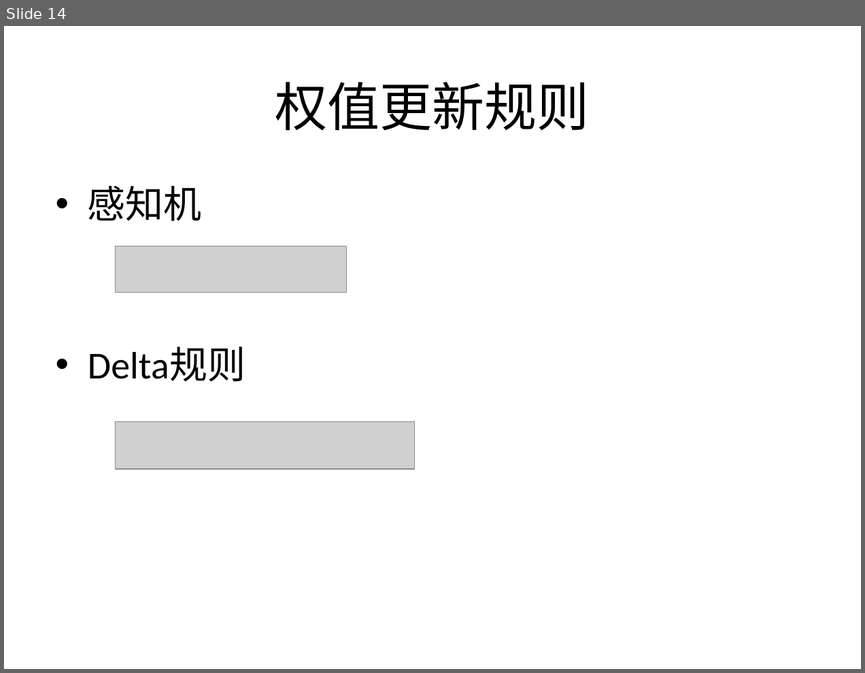
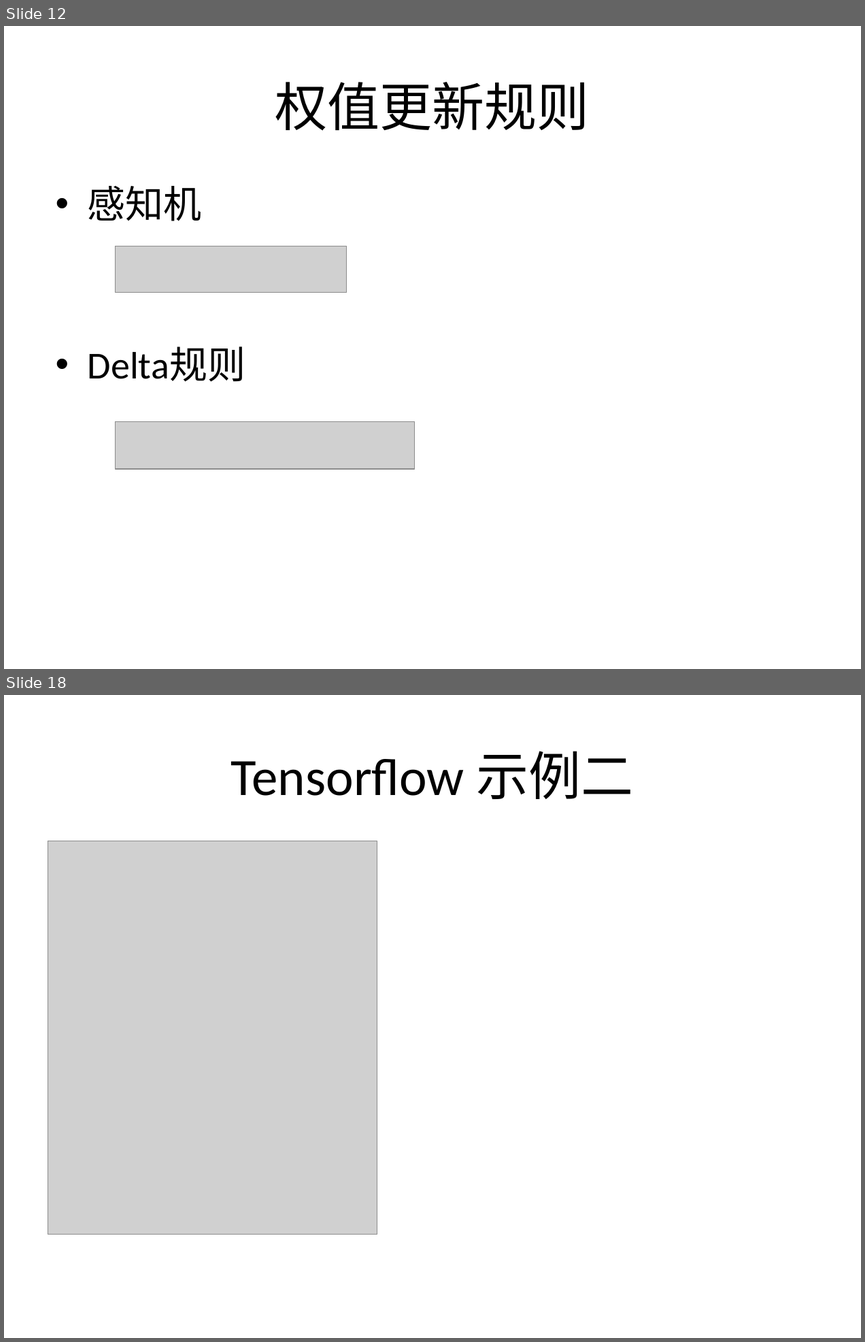
Before and after one commit to wangbin5/samples, a slide deck: docs/神经元网络.pptx. Shown one above the other, each under a label of ours: slide 14 before the commit, slides 12 and 18 after it; the slides between them are not shown. The pictures are 865x673 and 865x1342 pixels, drawn with LibreOffice and Linux fonts; fonts in the diff are those of the drawing; grey boxes stand for pictures. Boxes give left, top, right and bottom in pixels: in the first picture for what was removed or moved away, otherwise in the second. Text is boxed around its words. In the diff, an @@ line names an element or a change of style, - is before the commit and + after.

```diff
--- a/docs/神经元网络.pptx
+++ b/docs/神经元网络.pptx
@@ slide 18 added at <box>4,695,861,1338</box>, background #FFFFFF @@
@@ title added at <box>231,751,634,799</box>, 44 pt, text #000000 @@
+Tensorflow 示例二
@@ picture added at <box>48,841,377,1234</box> @@
@@ what was slide 14 is now slide 12 @@
```
Also in this commit, not shown: 7 slides changed, 7 other slides added, 12 slides removed, 19 other files.
